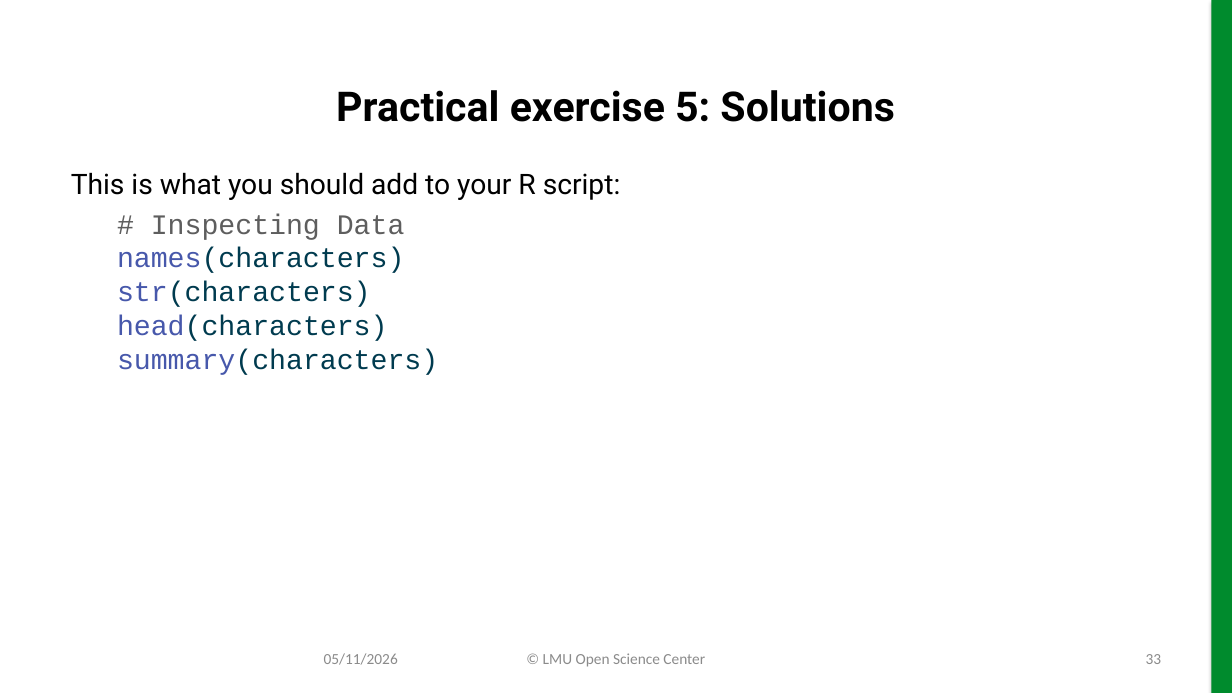
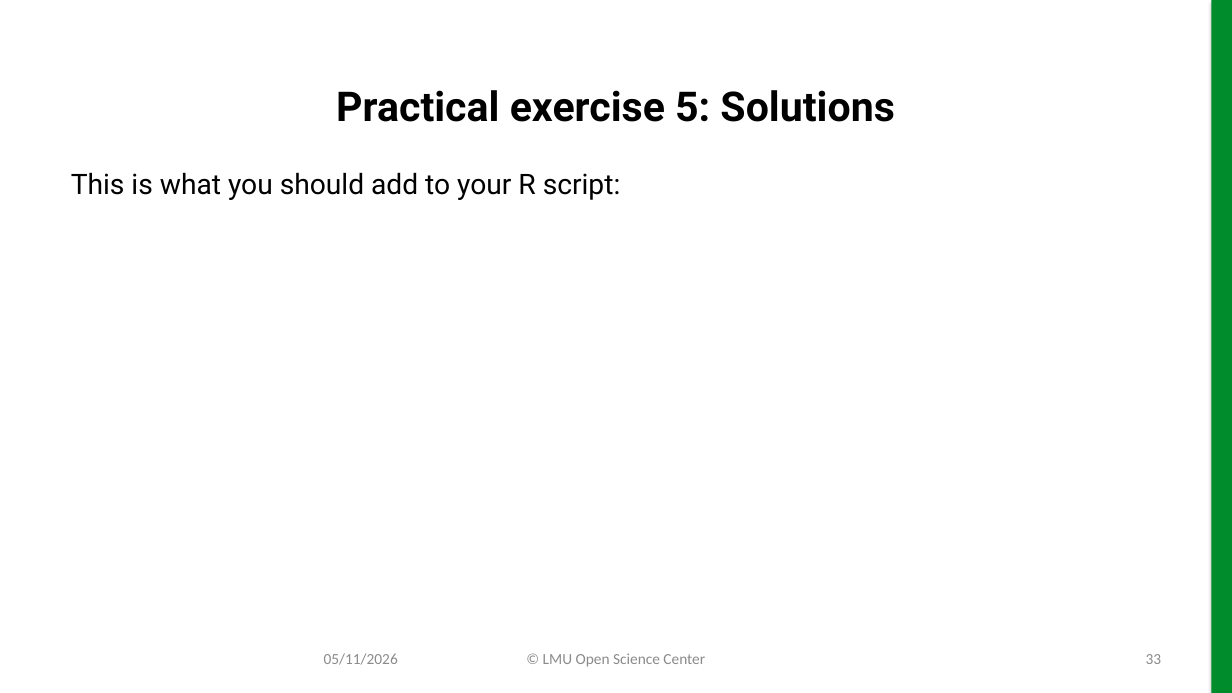
Before and after one commit to lmu-osc/slides-r-part-II, a slide deck: slide 33 of slides-r-part-II.pptx. Drawn at 1232x693 pixels with LibreOffice and Linux fonts; fonts in the diff are those of the drawing; background and template pictures are left out. Boxes give left, top, right and bottom in pixels: in the first picture for what was removed or moved away, otherwise in the second. Text is boxed around its words. In the diff, an @@ line names an element or a change of style, - is before the commit and + after.

```diff
--- a/slides-r-part-II.pptx
+++ b/slides-r-part-II.pptx
@@ text at (117, 214, 438, 375): paragraph removed @@
-# Inspecting Data
-names(characters)
-str(characters)
-head(characters)
-summary(characters)
```
Also in this commit, not shown: 10 other slides changed, 34 other files.
